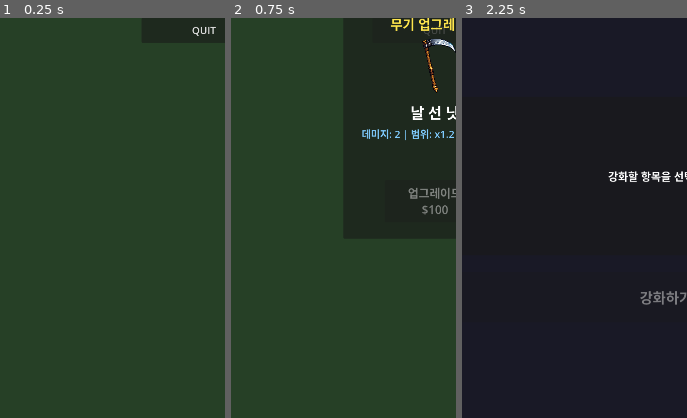
Above: before the commit, frames 1-3 (left to right).
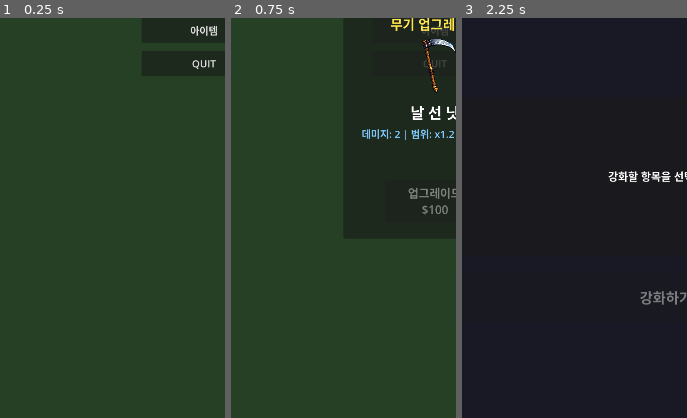
Above: after the commit, the same moments.

Repository: yellyB/game-kill_grass
Game: Godot game, scene res://scenes/ui/main_menu.tscn
Same seed, same stepped clock (60 frames per second), same inputs: the game is played once before the commit and once after it.
Inputs:
- Up to frame 1 (0.25 s): no input
- Up to frame 2 (0.75 s): click "무기" at 0.5 s
- Up to frame 3 (2.25 s): click "X" at 1.25 s; click "강화" at 2 s
The pictures show only the part of the screen within x 5-55%, y 37-87%; the shares and areas given below are measured in that part.

The runs differ from the first frame. In frame 1, 0.3% of the frame differs, in the area x 84-97%, y 2-13%; in frame 2, 0.1%; in frame 3, nothing differs.

Commit message:
Add item panel UI to main menu
Fullscreen item panel with empty state placeholder and grid layout
for future item content. Integrated into main menu with mutual
exclusion between panels.

Co-Authored-By: Claude Opus 4.6 <noreply@anthropic.com>

Diff:
--- /dev/null
+++ b/scenes/ui/item_panel.tscn
@@ -0,0 +1,116 @@
+[gd_scene load_steps=3 format=3 uid="uid://citempanel"]
+
+[ext_resource type="Script" path="res://scripts/item_panel.gd" id="1_item"]
+
+[sub_resource type="StyleBoxFlat" id="StyleBoxFlat_panel"]
+bg_color = Color(0.1, 0.1, 0.15, 1.0)
+
+[node name="ItemPanel" type="CanvasLayer"]
+
+[node name="Control" type="Control" parent="."]
+layout_mode = 3
+anchors_preset = 15
+anchor_right = 1.0
+anchor_bottom = 1.0
+grow_horizontal = 2
+grow_vertical = 2
+mouse_filter = 2
+script = ExtResource("1_item")
+
+[node name="ToggleBtn" type="Button" parent="Control"]
+visible = false
+layout_mode = 1
+anchors_preset = 2
+anchor_top = 1.0
+anchor_bottom = 1.0
+offset_left = 10.0
+offset_top = -120.0
+offset_right = 265.0
+offset_bottom = -10.0
+grow_vertical = 0
+theme_override_font_sizes/font_size = 28
+text = "아이템"
+
+[node name="Panel" type="Panel" parent="Control"]
+visible = false
+layout_mode = 1
+anchors_preset = 15
+anchor_right = 1.0
+anchor_bottom = 1.0
+grow_horizontal = 2
+grow_vertical = 2
+theme_override_styles/panel = SubResource("StyleBoxFlat_panel")
+
+[node name="CloseBtn" type="Button" parent="Control/Panel"]
+layout_mode = 1
+anchors_preset = 1
+anchor_left = 1.0
+anchor_right = 1.0
+offset_left = -100.0
+offset_top = 30.0
+offset_right = -30.0
+offset_bottom = 90.0
+grow_horizontal = 0
+theme_override_font_sizes/font_size = 32
+text = "X"
+
+[node name="MoneyLabel" type="Label" parent="Control/Panel"]
+layout_mode = 1
+anchors_preset = 1
+anchor_left = 1.0
+anchor_right = 1.0
+offset_left = -350.0
+offset_top = 125.0
+offset_right = -40.0
+offset_bottom = 175.0
+grow_horizontal = 0
+theme_override_colors/font_color = Color(1, 0.9, 0.3, 1)
+theme_override_colors/font_outline_color = Color(0, 0, 0, 1)
+theme_override_constants/outline_size = 3
+theme_override_font_sizes/font_size = 38
+text = "$0"
+horizontal_alignment = 2
+vertical_alignment = 1
+
+[node name="TitleLabel" type="Label" parent="Control/Panel"]
+layout_mode = 1
+anchors_preset = 10
+anchor_right = 1.0
+offset_top = 120.0
+offset_bottom = 180.0
+grow_horizontal = 2
+theme_override_colors/font_color = Color(1, 0.9, 0.3, 1)
+theme_override_font_sizes/font_size = 42
+text = "아이템"
+horizontal_alignment = 1
+
+[node name="EmptyLabel" type="Label" parent="Control/Panel"]
+layout_mode = 1
+anchors_preset = 8
+anchor_left = 0.5
+anchor_top = 0.5
+anchor_right = 0.5
+anchor_bottom = 0.5
+offset_left = -250.0
+offset_top = -50.0
+offset_right = 250.0
+offset_bottom = 50.0
+grow_horizontal = 2
+grow_vertical = 2
+theme_override_colors/font_color = Color(0.5, 0.5, 0.5, 1)
+theme_override_font_sizes/font_size = 30
+text = "아이템이 없습니다"
+horizontal_alignment = 1
+vertical_alignment = 1
+
+[node name="ItemGrid" type="GridContainer" parent="Control/Panel"]
+layout_mode = 1
+anchor_right = 1.0
+offset_left = 40.0
+offset_top = 220.0
+offset_right = -40.0
+offset_bottom = 1400.0
+grow_horizontal = 2
+columns = 3
+theme_override_constants/h_separation = 16
+theme_override_constants/v_separation = 16
--- a/scenes/ui/main_menu.tscn
+++ b/scenes/ui/main_menu.tscn
@@ -1,8 +1,9 @@
-[gd_scene load_steps=4 format=3 uid="uid://cmenu123"]
+[gd_scene load_steps=5 format=3 uid="uid://cmenu123"]
 
 [ext_resource type="Script" path="res://scripts/main_menu.gd" id="1_menu"]
 [ext_resource type="PackedScene" uid="uid://cupgrade123" path="res://scenes/ui/upgrade_panel.tscn" id="2_upgrade"]
 [ext_resource type="PackedScene" uid="uid://cweaponshop" path="res://scenes/ui/weapon_shop.tscn" id="3_weapon"]
+[ext_resource type="PackedScene" uid="uid://citempanel" path="res://scenes/ui/item_panel.tscn" id="4_item"]
 
 [node name="MainMenu" type="Control"]
 layout_mode = 3
@@ -104,6 +105,12 @@
 theme_override_font_sizes/font_size = 24
 text = "강화"
 
+[node name="ItemBtn" type="Button" parent="VBoxContainer"]
+custom_minimum_size = Vector2(0, 60)
+layout_mode = 2
+theme_override_font_sizes/font_size = 24
+text = "아이템"
+
 [node name="QuitBtn" type="Button" parent="VBoxContainer"]
 custom_minimum_size = Vector2(0, 60)
 layout_mode = 2
@@ -113,3 +120,5 @@
 [node name="UpgradePanel" parent="." instance=ExtResource("2_upgrade")]
 
 [node name="WeaponShop" parent="." instance=ExtResource("3_weapon")]
+
+[node name="ItemPanel" parent="." instance=ExtResource("4_item")]
--- /dev/null
+++ b/scripts/item_panel.gd
@@ -0,0 +1,71 @@
+extends Control
+
+signal panel_opened
+signal panel_closed
+
+@onready var panel: Panel = $Panel
+@onready var toggle_btn: Button = $ToggleBtn
+@onready var close_btn: Button = $Panel/CloseBtn
+@onready var money_label: Label = $Panel/MoneyLabel
+
+var is_open: bool = false
+var show_toggle_button: bool = true
+
+func _ready() -> void:
+	panel.visible = false
+	toggle_btn.pressed.connect(_on_toggle_pressed)
+	close_btn.pressed.connect(_on_close_pressed)
+
+	GameManager.money_changed.connect(_on_money_changed)
+	update_money_display()
+	toggle_btn.visible = show_toggle_button
+
+func set_toggle_button_visible(should_show: bool) -> void:
+	show_toggle_button = should_show
+	if toggle_btn:
+		toggle_btn.visible = should_show
+
+func open_panel() -> void:
+	if is_open:
+		return
+	is_open = true
+	panel.visible = true
+	update_money_display()
+	panel_opened.emit()
+
+func _on_toggle_pressed() -> void:
+	is_open = !is_open
+	panel.visible = is_open
+	if is_open:
+		update_money_display()
+		panel_opened.emit()
+	else:
+		panel_closed.emit()
+
+func _on_close_pressed() -> void:
+	is_open = false
+	panel.visible = false
+	panel_closed.emit()
+
+func _on_other_panel_opened() -> void:
+	toggle_btn.disabled = true
+
+func _on_other_panel_closed() -> void:
+	toggle_btn.disabled = false
+
+func _on_money_changed(_amount: int) -> void:
+	update_money_display()
+
+func update_money_display() -> void:
+	money_label.text = "$%s" % format_number(GameManager.money)
+
+func format_number(num: int) -> String:
+	var str_num = str(num)
+	var result = ""
+	var count = 0
+	for i in range(str_num.length() - 1, -1, -1):
+		if count > 0 and count % 3 == 0:
+			result = "," + result
+		result = str_num[i] + result
+		count += 1
+	return result
--- a/scripts/main_menu.gd
+++ b/scripts/main_menu.gd
@@ -3,27 +3,33 @@
 @onready var play_btn: Button = $VBoxContainer/PlayBtn
 @onready var weapon_btn: Button = $VBoxContainer/WeaponBtn
 @onready var upgrade_btn: Button = $VBoxContainer/UpgradeBtn
+@onready var item_btn: Button = $VBoxContainer/ItemBtn
 @onready var quit_btn: Button = $VBoxContainer/QuitBtn
 @onready var title_label: Label = $TitleLabel
 @onready var money_label: Label = $MoneyLabel
 @onready var upgrade_panel: Control = $UpgradePanel/Control
 @onready var weapon_shop: Control = $WeaponShop/Control
+@onready var item_panel: Control = $ItemPanel/Control
 
 func _ready() -> void:
 	play_btn.pressed.connect(_on_play_pressed)
 	weapon_btn.pressed.connect(_on_weapon_pressed)
 	upgrade_btn.pressed.connect(_on_upgrade_pressed)
+	item_btn.pressed.connect(_on_item_pressed)
 	quit_btn.pressed.connect(_on_quit_pressed)
 
 	# Hide the toggle buttons on panels (we use menu buttons instead)
 	upgrade_panel.set_toggle_button_visible(false)
 	weapon_shop.set_toggle_button_visible(false)
+	item_panel.set_toggle_button_visible(false)
 
 	# Connect panel signals for mutual exclusion
 	upgrade_panel.panel_opened.connect(_on_panel_opened)
 	upgrade_panel.panel_closed.connect(_on_panel_closed)
 	weapon_shop.panel_opened.connect(_on_panel_opened)
 	weapon_shop.panel_closed.connect(_on_panel_closed)
+	item_panel.panel_opened.connect(_on_panel_opened)
+	item_panel.panel_closed.connect(_on_panel_closed)
 
 	# Money display
 	update_money_display()
@@ -47,6 +53,9 @@
 func _on_upgrade_pressed() -> void:
 	upgrade_panel.open_panel()
 
+func _on_item_pressed() -> void:
+	item_panel.open_panel()
+
 func _on_quit_pressed() -> void:
 	get_tree().quit()
 
@@ -54,12 +63,14 @@
 	play_btn.disabled = true
 	weapon_btn.disabled = true
 	upgrade_btn.disabled = true
+	item_btn.disabled = true
 	quit_btn.disabled = true
 
 func _on_panel_closed() -> void:
 	play_btn.disabled = false
 	weapon_btn.disabled = false
 	upgrade_btn.disabled = false
+	item_btn.disabled = false
 	quit_btn.disabled = false
 
 func _on_money_changed(_amount: int) -> void:
